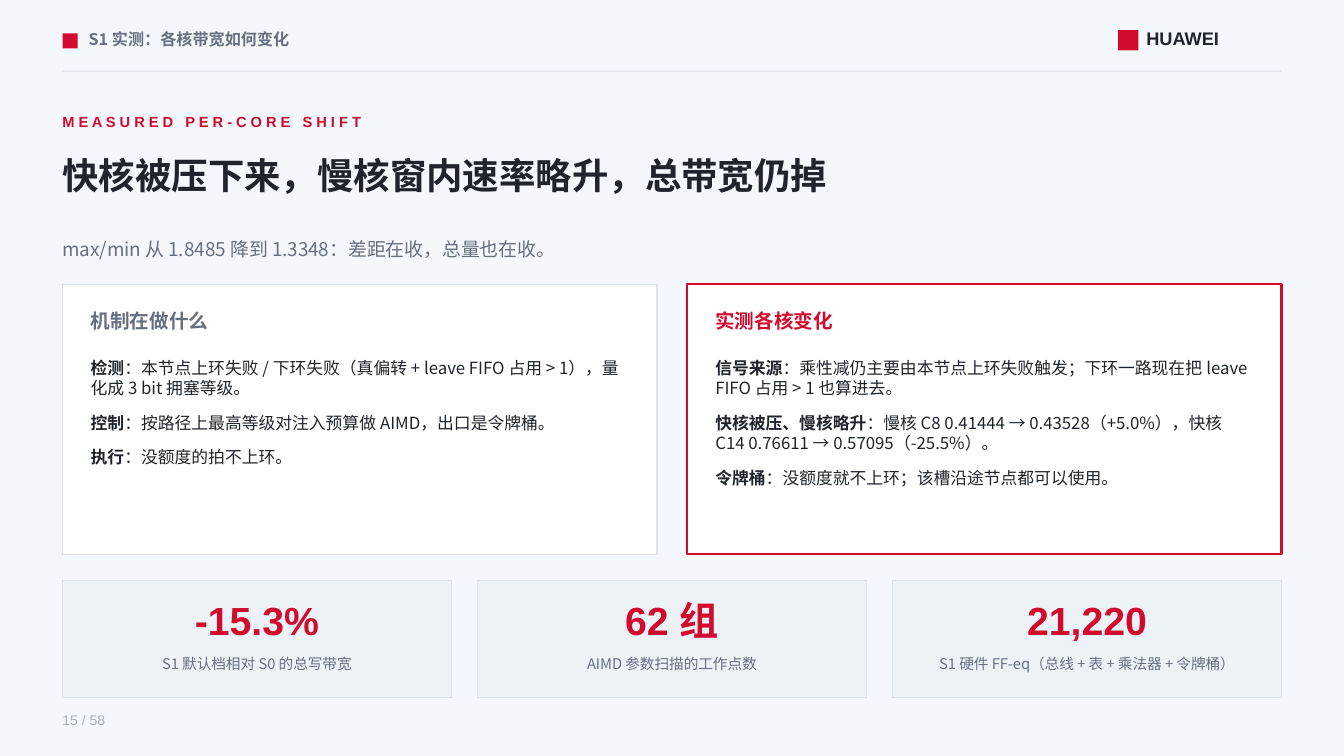
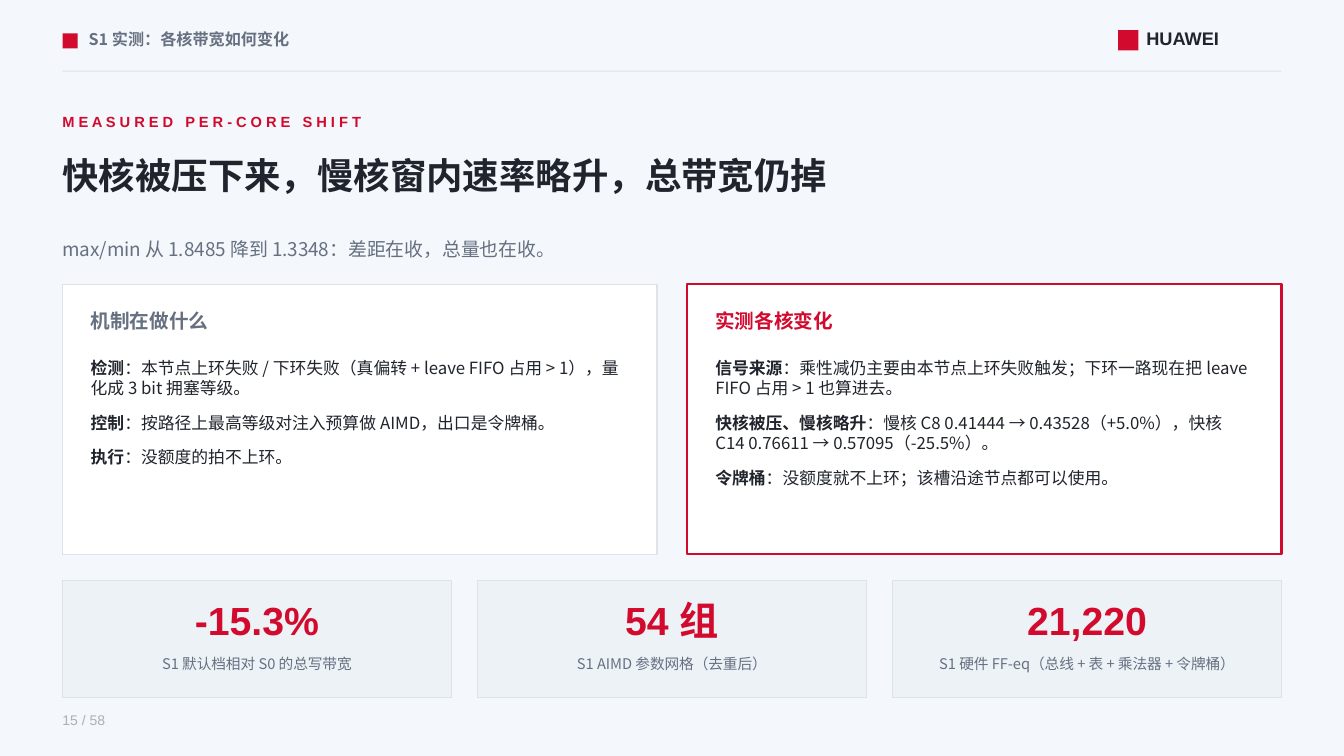
Before and after one commit to lukebest/booksim2, a slide deck: slide 15 of ppt/ring2-write-fairness.pptx. Drawn at 1344x756 pixels with LibreOffice and Linux fonts; fonts in the diff are those of the drawing. Boxes give left, top, right and bottom in pixels: in the first picture for what was removed or moved away, otherwise in the second. Text is boxed around its words. In the diff, an @@ line names an element or a change of style, - is before the commit and + after.

```diff
--- a/ppt/ring2-write-fairness.pptx
+++ b/ppt/ring2-write-fairness.pptx
@@ text at [625, 602, 719, 638]: text changed @@
-62 组
+54 组
@@ text at [577, 656, 766, 670]: text changed @@
-AIMD 参数扫描的工作点数
+S1 AIMD 参数网格（去重后）
```
Also in this commit, not shown: 1 other slide changed, 3 other files.
